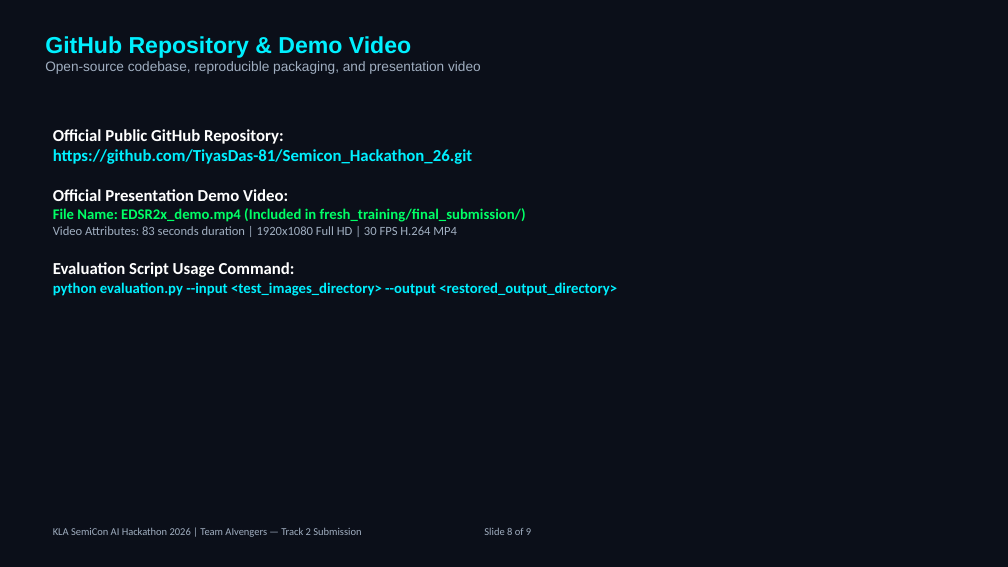
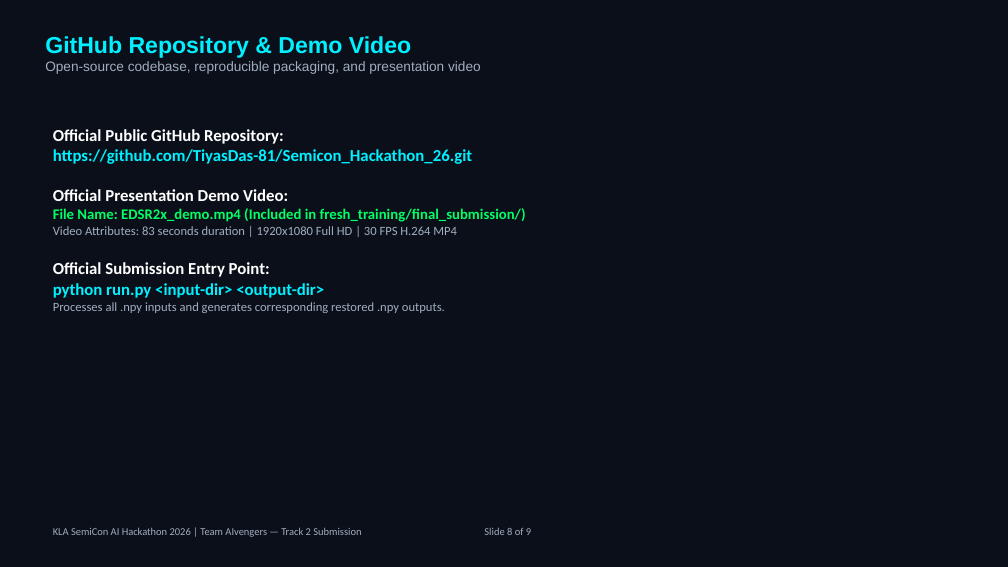
Before and after one commit to TiyasDas-81/Semicon_Hackathon_26, a slide deck: slide 8 of AIvengers_KLA_PS01.pptx. Drawn at 1008x567 pixels with LibreOffice and Linux fonts; fonts in the diff are those of the drawing. Boxes give left, top, right and bottom in pixels: in the first picture for what was removed or moved away, otherwise in the second. Text is boxed around its words. In the diff, an @@ line names an element or a change of style, - is before the commit and + after.

Commit message:
Update Slide 8 of AIvengers_KLA_PS01 presentation to feature official entry point command: python run.py <input-dir> <output-dir>

```diff
--- a/AIvengers_KLA_PS01.pptx
+++ b/AIvengers_KLA_PS01.pptx
@@ text at (53,262,445,313): text changed; size 14 to 12 pt; text colour #00F0FF to #A0AEC0; bold off @@
-Evaluation Script Usage Command:
-python evaluation.py --input <test_images_directory> --output <restored_output_directory>
+Official Submission Entry Point:
+python run.py <input-dir> <output-dir>
+Processes all .npy inputs and generates corresponding restored .npy outputs.
```
Also in this commit, not shown: 2 other files.
